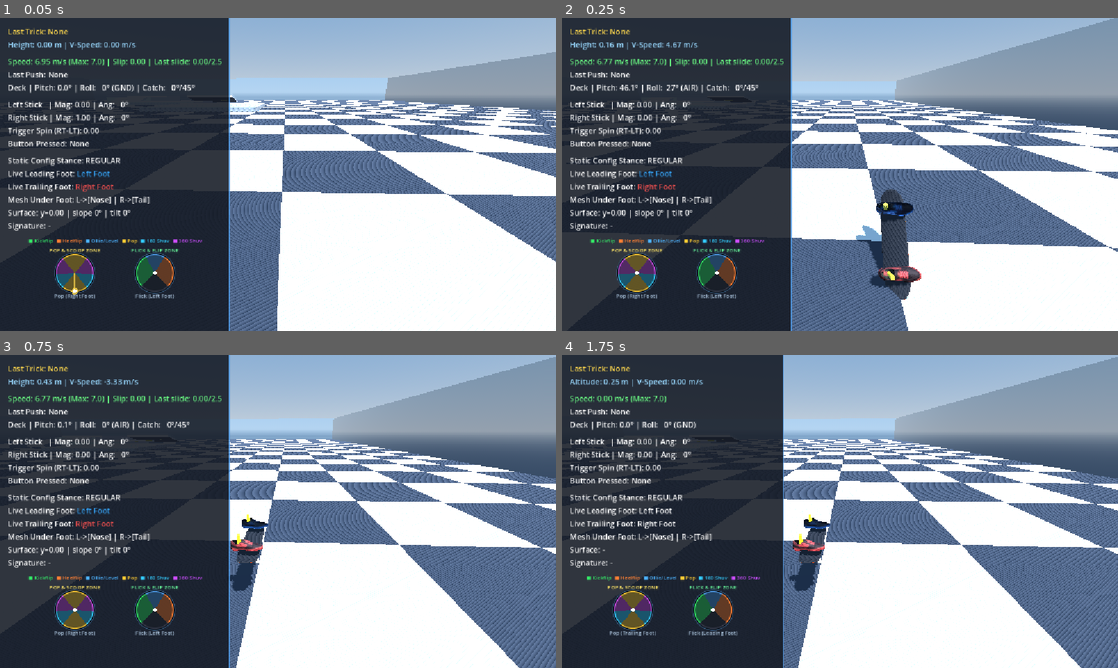
Above: before the commit, frames 1-4 (two rows, left to right).
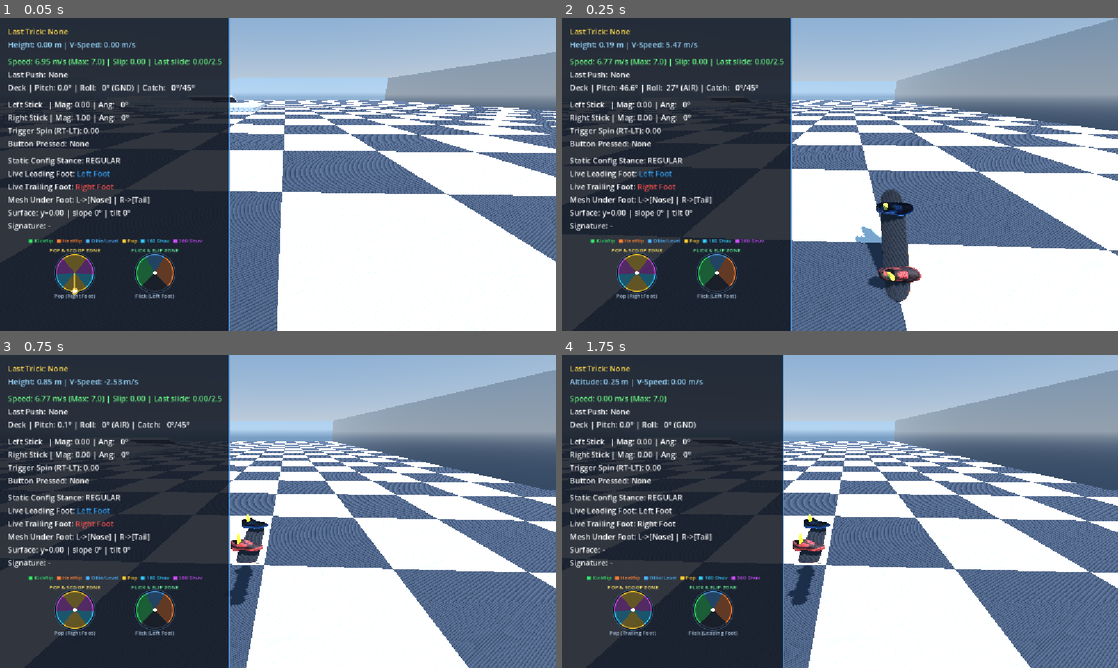
Above: after the commit, the same moments.

Repository: nklunder/skate-sim
Game: Godot game, scene res://tests/pop_gesture.tscn
Two runs of this game, one before a commit and one after it. Both use one fixed random seed, a clock stepped at 60 frames per second and the inputs below. This scene is started directly instead of the project's main scene.
Inputs (mouse positions are in pixels of both pictures, inside the frame that each line leads up to):
- Up to frame 1 (0.05 s): no input
- Up to frame 2 (0.25 s): no input
- Up to frame 3 (0.75 s): tap Enter at 0.5 s; move the mouse to (400, 495) at 0.52 s; hold Right (ui_right) from 0.53 s (still down); hold L from 0.53 s (still down); click (400, 495) at 0.67 s
- Up to frame 4 (1.75 s): tap Space at 0.77 s; release Right (ui_right) at 1.25 s; release L at 1.25 s; drag from (728, 527) to (812, 574) at 1.27 s

Frame 1 is identical in both runs. In frame 2, 6.6% of the frame differs, in the area x 8-100%, y 0-100%; in frame 3, 19%; in frame 4, 19%, in the area x 23-100%, y 0-100%.

Commit message:
raise the pop, and buy the rotation budget 07b needs
The pop read as low in play. Raising jump_impulse 5.2 -> 6.0 rather than lowering
gravity_accel: peak height is v^2/2g and airtime is 2v/g, so the impulse buys
height quadratically and airtime linearly - a poppier board rather than a
floatier one. Lowering gravity would scale both equally and would also move which
gradients hold the skater, since that threshold is asin(rolling_friction/gravity).
Peak 0.845 -> 1.125 m, airtime 39 -> 44 frames.

AIRTIME IS THE ROTATION BUDGET, and this is really what unblocks 07b. A soft
flick turns at flick_rate_min * flip_speed_deg = 587 deg/s and needs 36.8 frames
to bring the deck round; against 39 frames of hang time that left 2.2 frames of
slack, which is not enough to fund both a spin-up and a catch ramp. It is now
~7 frames, with flick_rate_min and flip_speed_deg both untouched. The alternative
was raising flick_rate_min (narrowing the flick range) or flip_speed_deg (a
faster deck, which is the opposite of what 07b is for).

landing_dip_ref_speed 6.0 -> 7.0 so it stays above jump_impulse. A flat pop lands
at exactly its takeoff speed, so leaving it equal would saturate every flat
landing at maximum compression and leave the dip nothing to grade.

pop_gesture's height bounds become FRACTIONS of a full pop, derived from
v^2/2g. Every one of those cases asserts a pop SCALE - "loaded fully, so must get
a full pop" - and writing that in metres meant the whole suite re-baselined
whenever the pop was tuned, teaching nothing, since the gesture recogniser was
never what changed. Verified by running it green at both 5.2 and 6.0.

curb_flip_repro's three cone cases pin a deck ERROR at touchdown and which side
of catch_cone_deg it falls, not a ledge height - the ledge is only how airtime is
shortened. All three gained ~8 frames and stopped bailing, so the deck was slowed
to match (flip_speed 608 -> 486), restoring 36.0 / 52.2 / 84.6 deg against the
35.7 / 56.0 / 86.4 they held before. Raising the obstacles instead was not an
option: the 0.8 m platform is fixed world geometry, flip_speed is already a
per-case knob.

foot_rig moved airtime only - peak lift and at-land clearance are identical,
which is the suite's own claim that the tuck is sized against rotation rather
than airtime. ground_physics moved camera off-centre 12.2 -> 12.3 (a higher
subject), well inside its bounds. carve_and_push is byte-identical.

Co-Authored-By: Claude Opus 5 <noreply@anthropic.com>

Diff:
--- a/scripts/player/SkaterController.gd
+++ b/scripts/player/SkaterController.gd
@@ -91,7 +91,10 @@
 ## snap work off global_position, so a dip here cannot disturb them. The camera hangs off SkaterRoot
 ## and so does not dip, which is what makes the compression readable rather than just a screen shake.
 @export var landing_dip_max: float = 0.04 # Metres of compression at or above the reference impact.
-@export var landing_dip_ref_speed: float = 6.0 # Impact speed producing full compression.
+## Impact speed producing full compression. Kept ABOVE jump_impulse on purpose: a flat-ground pop
+## lands at exactly its takeoff speed, so a reference equal to it would saturate every flat landing
+## at maximum dip and leave the grading with nothing to say except on drops. Raised with the pop.
+@export var landing_dip_ref_speed: float = 7.0
 @export var landing_dip_recover: float = 9.0 # Rate the suspension extends back out.
 var _landing_dip: float = 0.0
 
@@ -113,7 +116,17 @@
 var _travel_axis_sign: float = 1.0
 
 @export_category("Aerial & Jump Physics")
-@export var jump_impulse: float = 5.2
+## Takeoff vertical speed, in m/s. Peak height is v^2/(2g) and airtime is 2v/g, so raising THIS
+## rather than lowering gravity_accel buys height quadratically and airtime linearly - a poppier
+## board rather than a floatier one. Lowering gravity instead would scale both equally and would
+## also move which gradients hold the skater, since that threshold is asin(rolling_friction/gravity).
+##
+## At 6.0 with gravity_accel = 16: peak 1.125 m, airtime 45 frames at 60 Hz.
+##
+## AIRTIME IS THE ROTATION BUDGET. A soft flick turns at flick_rate_min * flip_speed_deg and has to
+## bring the deck round inside one hop, so every frame here is a frame the flip and catch ramps can
+## spend - see flick_rate_min, which is the field that has to rise if this ever falls.
+@export var jump_impulse: float = 6.0
 ## Maximum sideways jump velocity (in m/s) imparted when aiming the pop thumbstick off-center.
 @export var max_lateral_pop_impulse: float = 1.5
 ## Slight natural board yaw offset (in degrees) imparted during directed lateral jumps.
@@ -143,11 +156,16 @@
 ## lazily and risk an incomplete trick, not guarantee a primo - the rider should be able to see it
 ## failing and still catch it.
 ##
-## IT IS TIED TO flip_speed_deg, and cannot be tuned independently of it. A flat-ground kickflip has
-## 38 frames of airtime, so the deck must turn at 568 deg/s or better to come round at all - and the
-## slowest a flick can be is flick_rate_min * flip_speed_deg. At 816 that floor is 0.70; anything
-## under it makes a soft flick an unavoidable primo rather than a recoverable mistake. Slow the deck
-## further and this has to rise with it.
+## IT IS TIED TO flip_speed_deg AND TO jump_impulse, and cannot be tuned independently of either. A
+## flat-ground kickflip has 44 frames of airtime at jump_impulse 6.0, so the deck must turn at
+## 491 deg/s or better to come round at all - and the slowest a flick can be is
+## flick_rate_min * flip_speed_deg. At 816 that floor is 0.60; anything under it makes a soft flick
+## an unavoidable primo rather than a recoverable mistake.
+##
+## Slow the deck, or lower the pop, and this has to rise with it. The margin at 0.72 is 587 deg/s
+## against a 491 requirement - 36.8 frames of rotation inside 44 of hang time, so about 7 frames
+## spare. That slack is what the spin-up and catch ramps spend; it was 2.2 frames before the pop was
+## raised, which was not enough for both.
 @export var flick_rate_min: float = 0.72
 @export var flick_rate_max: float = 1.6
 ## How far a released deck may UNWIND to reach a resting orientation instead of carrying on to the
--- a/tests/curb_flip_repro.gd
+++ b/tests/curb_flip_repro.gd
@@ -60,18 +60,25 @@
 		"flip": true, "scoop": 0, "expect": "Landed Kickflip!"},
 	{"label": "ollie -> curb, manual", "pos": Vector3(4.0, 0.078, 2.0),
 		"flip": false, "scoop": 0, "expect": "Landed directly into Manual!", "hold_manual": true},
+	# THE CONE, in three regimes. What each case pins is the deck ERROR at touchdown and which side
+	# of catch_cone_deg it lands, NOT any particular ledge height - the ledge is only how airtime is
+	# shortened. So when the pop was raised (jump_impulse 5.2 -> 6.0) and all three gained ~8 frames
+	# of hang time, the fix was to slow the deck rather than to raise the obstacles: flip_speed is
+	# already a per-case knob, while the 0.8 m platform is fixed world geometry. 608 -> 486 restores
+	# ~36 / ~52 / ~85 deg of error, which is where these sat before.
+	#
 	# Sketchy but rideable: deck is ~36 deg short, inside the cone, so the settle runs several
 	# frames. This is the case that actually exercises the no-teleport guarantee.
 	{"label": "kickflip -> 0.43m ledge", "pos": Vector3(20.0, 0.078, 6.0), "ledge": 0.43,
-		"flip": true, "scoop": 0, "expect": "Landed Kickflip!", "flip_speed": 608.0},
+		"flip": true, "scoop": 0, "expect": "Landed Kickflip!", "flip_speed": 486.0},
 	{"label": "kickflip -> 0.43m, manual", "pos": Vector3(20.0, 0.078, 6.0), "ledge": 0.43,
-		"flip": true, "scoop": 0, "expect": "Landed directly into Manual!", "hold_manual": true, "flip_speed": 608.0},
+		"flip": true, "scoop": 0, "expect": "Landed directly into Manual!", "hold_manual": true, "flip_speed": 486.0},
 	# Past the cone: deck arrives ~56 deg over, foot would slide off the rail. Must still bail.
 	{"label": "kickflip -> 0.55m ledge", "pos": Vector3(20.0, 0.078, 6.0), "ledge": 0.55,
-		"flip": true, "scoop": 0, "expect": "BAIL! (Primo Crash / Incomplete Flip)", "flip_speed": 608.0},
+		"flip": true, "scoop": 0, "expect": "BAIL! (Primo Crash / Incomplete Flip)", "flip_speed": 486.0},
 	# Deck arrives ~213 deg round - genuinely upside down. Must still bail.
 	{"label": "kickflip -> 0.8m platform", "pos": Vector3(-10.0, 0.078, -10.0),
-		"flip": true, "scoop": 0, "expect": "BAIL! (Primo Crash / Incomplete Flip)", "flip_speed": 608.0},
+		"flip": true, "scoop": 0, "expect": "BAIL! (Primo Crash / Incomplete Flip)", "flip_speed": 486.0},
 	# Combined-axis tricks: the sync assertion. Both axes must stop turning on the same frame.
 	# No exact name is asserted - these inject a signature directly, so the resolved name is
 	# TrickNames' business and would make this suite fail for unrelated naming changes. Landing at
--- a/tests/pop_gesture.gd
+++ b/tests/pop_gesture.gd
@@ -34,12 +34,22 @@
 # pre         optional harder load held for the first 10 frames, then eased to `hold`
 # wait        frames spent at `hold` before the flick is thrown
 # flick_over  frames the flick takes to travel out (a slow throw is the second failure mode)
-# min_h/max_h bounds on jump height in metres
+# min_h/max_h bounds on jump height, as a FRACTION of a full-scale pop.
+#
+# Fractions rather than metres, because every one of these cases is really asserting a pop SCALE -
+# "the rider loaded fully, so they must get a full pop", "a sloppy throw keeps most of it", "a light
+# hold barely leaves the ground". Written in metres they were sized against one particular
+# jump_impulse and re-baselined wholesale the moment the pop was tuned, which taught nothing: the
+# recogniser was never what changed. _full_pop_height() derives the reference from the physics, so
+# these now track jump_impulse and gravity_accel on their own.
+#
+# The upper bounds sit just over 1.0 on purpose. A full pop IS the ceiling, and the slack is for the
+# apex being sampled per frame rather than solved for.
 const CASES := [
 	# The reported failure. The thumb is already home when the flick lands; the rider loaded fully,
 	# so they must get a full pop.
 	{"label": "full load, thumb home at flick", "pre": 1.0, "hold": 0.0, "wait": 0,
-		"flick_over": 2.0, "min_h": 0.70, "max_h": 0.90},
+		"flick_over": 2.0, "min_h": 0.83, "max_h": 1.07},
 	# The second failure. A slow throw used to drop the load mid-gesture and pop not at all.
 	#
 	# The bound is deliberately NOT full height. Releasing the load outright and then taking 12
@@ -48,12 +58,12 @@
 	# latch. What is pinned here is that the gesture survives and produces a real pop: no cliff, and
 	# never zero. Timing is forgiven, not made free.
 	{"label": "full load, slow flick throw", "pre": 1.0, "hold": 0.0, "wait": 0,
-		"flick_over": 12.0, "min_h": 0.30, "max_h": 0.90},
+		"flick_over": 12.0, "min_h": 0.35, "max_h": 1.07},
 	# Forgiveness must not swallow the graded response underneath it.
 	{"label": "steady gentle hold", "hold": 0.45, "wait": 0, "flick_over": 2.0,
-		"min_h": 0.005, "max_h": 0.10},
+		"min_h": 0.006, "max_h": 0.12},
 	{"label": "steady light hold (ledge drop)", "hold": 0.25, "wait": 0, "flick_over": 2.0,
-		"min_h": 0.0, "max_h": 0.01},
+		"min_h": 0.0, "max_h": 0.012},
 	# THE DIRECTIONAL POP. Popping from a standstill with the foot in a side pocket leaps the rider
 	# over a metre per second STRAIGHT SIDEWAYS. That is nearly perpendicular to the deck, so anything
 	# deriving a heading from raw velocity gets noise - leading_foot flipped mid-flight, and since it
@@ -62,20 +72,20 @@
 	# axis sign, and this). Also pins the direction the deck kicks, which a sign inversion in the
 	# torsion routing reversed with nothing to catch it.
 	{"label": "left pocket pop, stationary", "hold": 1.0, "wait": 0, "flick_over": 2.0,
-		"speed": 0.0, "pocket_x": -0.56, "expect_yaw_sign": 1.0, "min_h": 0.60, "max_h": 0.90},
+		"speed": 0.0, "pocket_x": -0.56, "expect_yaw_sign": 1.0, "min_h": 0.71, "max_h": 1.07},
 	{"label": "right pocket pop, stationary", "hold": 1.0, "wait": 0, "flick_over": 2.0,
-		"speed": 0.0, "pocket_x": 0.56, "expect_yaw_sign": -1.0, "min_h": 0.60, "max_h": 0.90},
+		"speed": 0.0, "pocket_x": 0.56, "expect_yaw_sign": -1.0, "min_h": 0.71, "max_h": 1.07},
 	# The same pop with the deck's kick-out yaw DISABLED, which is the case that actually pins the
 	# stance derivation. With the kick present, travel is a hair off perpendicular and the fore/aft
 	# dot-product comparison breaks in the deck's favour by luck; at zero it is a true tie and a
 	# stance read from raw velocity is a coin flip. Deriving it from the along-axis sign instead is
 	# what makes it deterministic, and this is the case that fails without it.
 	{"label": "lateral pop, no deck kick", "hold": 1.0, "wait": 0, "flick_over": 2.0,
-		"speed": 0.0, "pocket_x": -0.56, "lateral_yaw": 0.0, "min_h": 0.60, "max_h": 0.90},
+		"speed": 0.0, "pocket_x": -0.56, "lateral_yaw": 0.0, "min_h": 0.71, "max_h": 1.07},
 	# The compression must SPRING BACK, not latch. A rider who loads hard, eases off and then sits
 	# there has let the tail up; flicking later is a gentle pop, not a stored full one.
 	{"label": "full load, eased off, flicked late", "pre": 1.0, "hold": 0.30, "wait": 30,
-		"flick_over": 2.0, "min_h": 0.0, "max_h": 0.06},
+		"flick_over": 2.0, "min_h": 0.0, "max_h": 0.072},
 ]
 
 const STANCES := [
@@ -185,6 +195,14 @@
 	elif _frame > 140:
 		_finish_case()
 
+## Apex a full-scale pop reaches, from the physics rather than a recorded metre figure: v^2 / 2g.
+## Every height bound is a fraction of this, so tuning jump_impulse or gravity_accel cannot silently
+## re-baseline a suite whose subject is the GESTURE RECOGNISER and not the ballistics.
+func _full_pop_height() -> float:
+	if _skater == null or _skater.gravity_accel <= 0.0:
+		return 1.0
+	return (_skater.jump_impulse * _skater.jump_impulse) / (2.0 * _skater.gravity_accel)
+
 func _finish_case() -> void:
 	var c: Dictionary = CASES[_case]
 	var st: Dictionary = STANCES[_stance]
@@ -195,10 +213,13 @@
 	else:
 		if _dropped:
 			problems.append("load dropped to NONE mid-gesture before the flick landed")
-		if _peak < float(c["min_h"]):
-			problems.append("height %.3f below %.3f - loaded but got no pop for it" % [_peak, c["min_h"]])
-		if _peak > float(c["max_h"]):
-			problems.append("height %.3f above %.3f - more pop than the rider asked for" % [_peak, c["max_h"]])
+		var frac: float = _peak / _full_pop_height()
+		if frac < float(c["min_h"]):
+			problems.append("height %.3f m = %.3f of a full pop, below %.3f - loaded but got no pop for it" % [
+				_peak, frac, c["min_h"]])
+		if frac > float(c["max_h"]):
+			problems.append("height %.3f m = %.3f of a full pop, above %.3f - more pop than the rider asked for" % [
+				_peak, frac, c["max_h"]])
 		if _lead_flipped:
 			problems.append("leading_foot flipped during the trick - the kickturn axle swaps with it")
 		if _axle_flipped:
@@ -208,8 +229,8 @@
 				% [_peak_yaw, float(c["expect_yaw_sign"])])
 
 	var ok: bool = problems.is_empty()
-	print("%-34s %-8s %s | scale %.2f | height %.3f m" % [
-		c["label"], st["label"], "PASS" if ok else "FAIL", _scale, _peak])
+	print("%-34s %-8s %s | scale %.2f | height %.3f m (%.2f of full)" % [
+		c["label"], st["label"], "PASS" if ok else "FAIL", _scale, _peak, _peak / _full_pop_height()])
 	for p in problems:
 		_failures += 1
 		print("      -> %s" % p)
Not shown, changed: AGENTS.md
